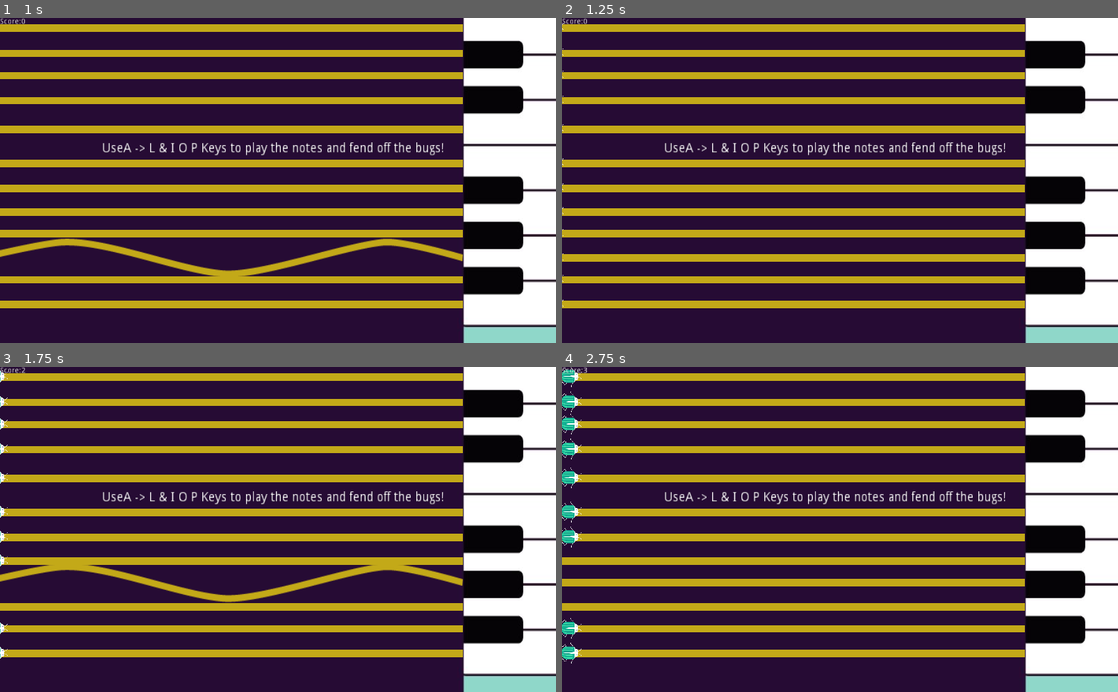
Above: before the commit, frames 1-4 (two rows, left to right).
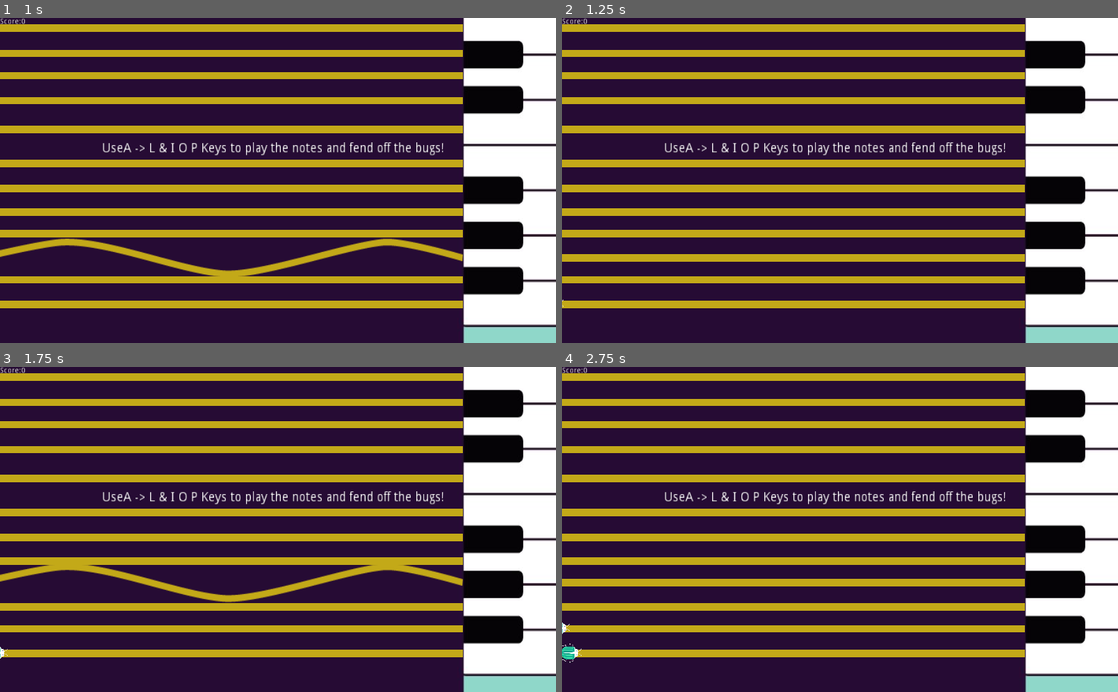
Above: after the commit, the same moments.

Repository: CodingMax/MelodyDefense
Game: Godot game, scene res://World.tscn
Two runs of this game, one before a commit and one after it. Both use one fixed random seed, a clock stepped at 60 frames per second and the inputs below. Sound files missing from this copy of the repository are replaced by a short silence.
Inputs (mouse positions are in pixels of both pictures, inside the frame that each line leads up to):
- Up to frame 1 (1 s): tap Enter at 0.5 s; move the mouse to (400, 164) at 0.52 s; tap A (a) at 0.6 s; click (400, 164) at 0.67 s; tap D (d) at 0.8 s
- Up to frame 2 (1.25 s): no input
- Up to frame 3 (1.75 s): move the mouse to (166, 545) at 1.27 s; tap D (d) at 1.35 s; click (166, 545) at 1.42 s; tap F (f) at 1.55 s
- Up to frame 4 (2.75 s): move the mouse to (895, 458) at 2.02 s; tap F (f) at 2.1 s; click (895, 458) at 2.17 s; tap G (g) at 2.3 s

Frame 1 is identical in both runs. In frame 2, less than 0.1% of the frame differs, in the area x 0-1%, y 1-82%; in frame 3, 0.2%; in frame 4, 0.9%, in the area x 0-5%, y 0-92%.

Commit message:
fix: bugs (GameOver, Respawn)

Diff:
--- a/World.gd
+++ b/World.gd
@@ -52,6 +52,7 @@
 
 func _on_GameOver_gui_input(event):
 	get_node("GameOver").hide()
+	get_node("../../Instructions").visible = true
 	get_node("Score").score = 0
 	enemys = get_tree().get_nodes_in_group("enemys")
 	for i in enemys:
@@ -63,7 +64,7 @@
 	if body.is_in_group("enemys"):
 		body.queue_free()
 		if $Score.score >= 20:
-			get_node("../Score").score -= 20
+			get_node("../../Score").score -= 20
 			print("Treffer!")
 		else: gameOver()
 	pass # Replace with function body.
--- a/World.tscn
+++ b/World.tscn
@@ -79,19 +79,17 @@
 frames = SubResource( 3 )
 
 [node name="Collision" type="Area2D" parent="Piano"]
-scale = Vector2( 1, 1 )
 
 [node name="CollisionShape2D" type="CollisionShape2D" parent="Piano/Collision"]
 position = Vector2( 261.886, 58.2524 )
-scale = Vector2( 1, 1 )
-shape = SubResource( 5 )
+shape = SubResource( 4 )
 
 [node name="Saite1" type="AnimatedSprite" parent="Piano" groups=[
 "Saiten",
 ]]
 position = Vector2( -99.346, 212.85 )
 scale = Vector2( 0.696, 1 )
-frames = SubResource( 4 )
+frames = SubResource( 5 )
 animation = "idle"
 script = ExtResource( 8 )
 
@@ -190,11 +188,11 @@
 ]]
 position = Vector2( -99.346, -120.743 )
 scale = Vector2( 0.696, 1 )
-frames = SubResource( 4 )
-animation = "idle"
-script = ExtResource( 8 )
-
-[node name="RichTextLabel" type="RichTextLabel" parent="."]
+frames = SubResource( 5 )
+animation = "idle"
+script = ExtResource( 8 )
+
+[node name="Instructions" type="RichTextLabel" parent="."]
 margin_left = 188.0
 margin_top = 229.0
 margin_right = 716.0
--- a/enemy.tscn
+++ b/enemy.tscn
@@ -25,7 +25,6 @@
 position = Vector2( -0.345615, 0.15361 )
 scale = Vector2( 0.354, 0.354 )
 frames = SubResource( 1 )
-frame = 1
 playing = true
 
 [node name="CollisionShape2D" type="CollisionShape2D" parent="."]
--- a/saiten.gd
+++ b/saiten.gd
@@ -51,6 +51,7 @@
 func shoot():
 	if self.is_playing():
 		self.stop()
+		self.animation = "idle"
 	else: self.play("swinging")
 	player.play()
 	if get_child_count() >= 0:
@@ -65,7 +66,7 @@
 	timer += delta
 	if enemyNumber == spawnEnd:
 		enemyNumber = 0
-	spawnTime = spawnTimes[enemyNumber]#*id
+	spawnTime = spawnTimes[enemyNumber]*id
 	if timer > spawnTime:
 		#print(enemyNumber)
 		spawnEnemy()
@@ -85,6 +86,7 @@
 func gameOver():
 	print("GameOver")
 	get_node("../../GameOver").visible = true
+	get_node("../../Instructions").visible = false
 
 func number_to_key(n):
 	match n:
Not shown: 12 places in World.tscn that only renumber resources
